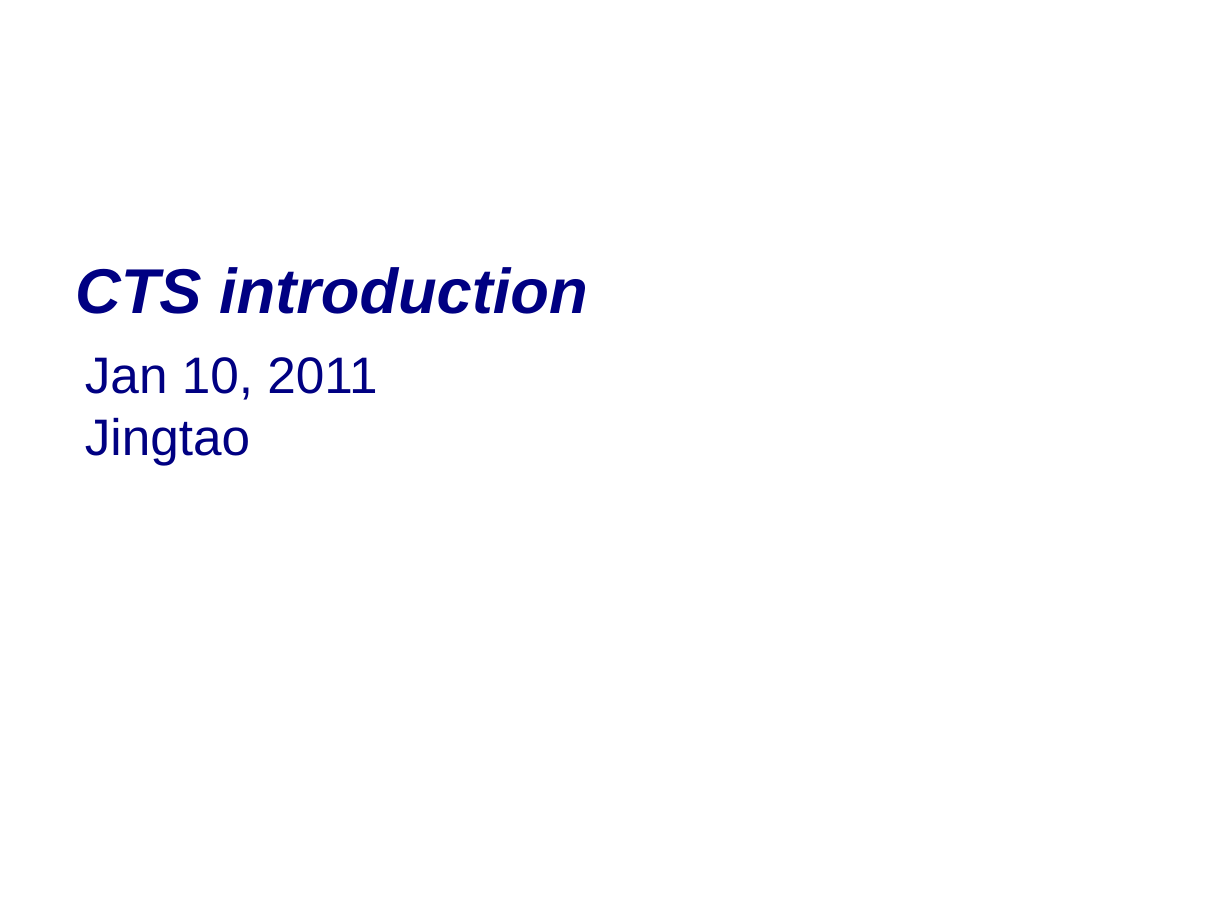
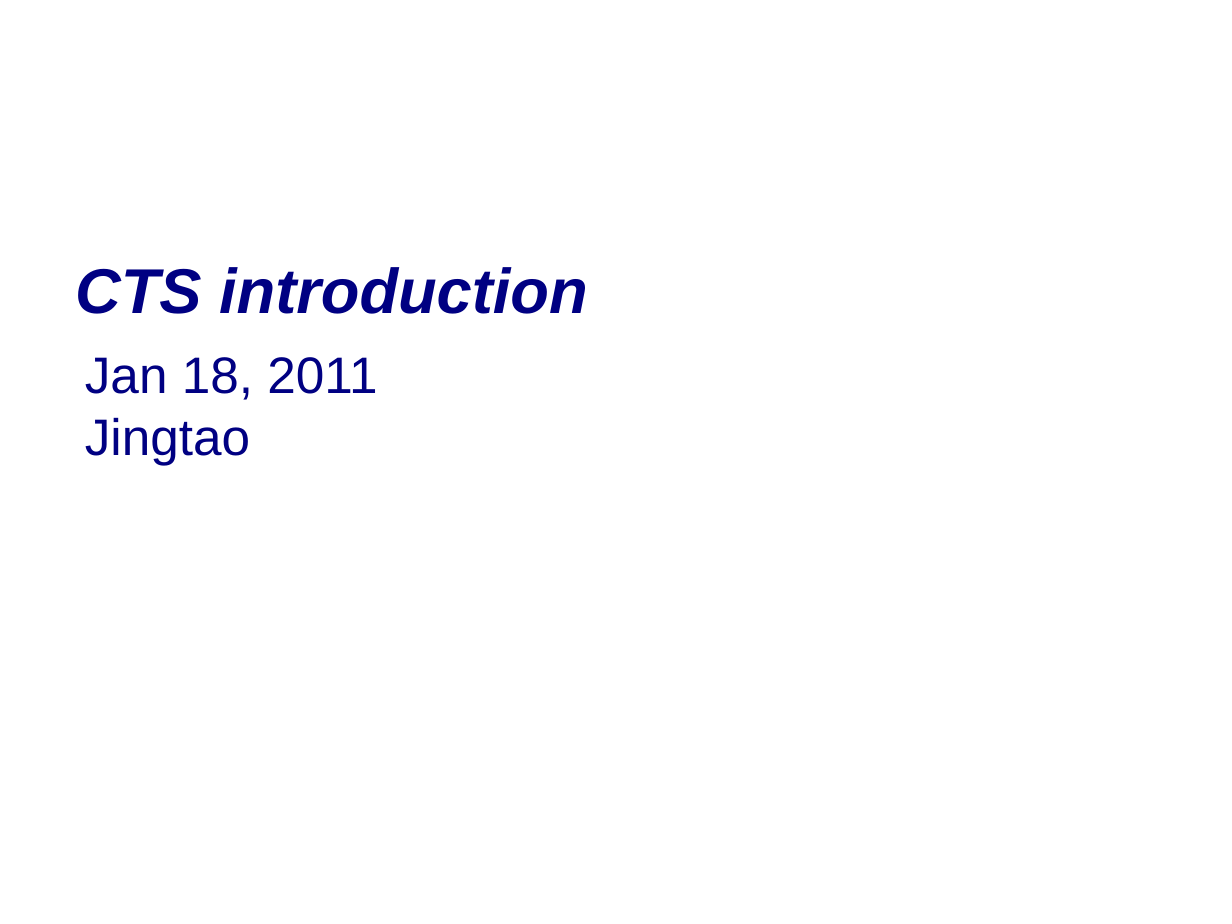
Before and after one commit to widerules/system-information, a slide deck: slide 1 of cts/CTS-training.ppt. Drawn at 1232x924 pixels with LibreOffice and Linux fonts; fonts in the diff are those of the drawing; background and template pictures are left out. Boxes give left, top, right and bottom in pixels: in the first picture for what was removed or moved away, otherwise in the second. Text is boxed around its words. In the diff, an @@ line names an element or a change of style, - is before the commit and + after.

```diff
--- a/cts/CTS-training.ppt
+++ b/cts/CTS-training.ppt
@@ text at <box>85,357,377,400</box>: text changed @@
-Jan 10, 2011
+Jan 18, 2011
```
Also in this commit, not shown: 32 other slides changed, 4 slides added.
